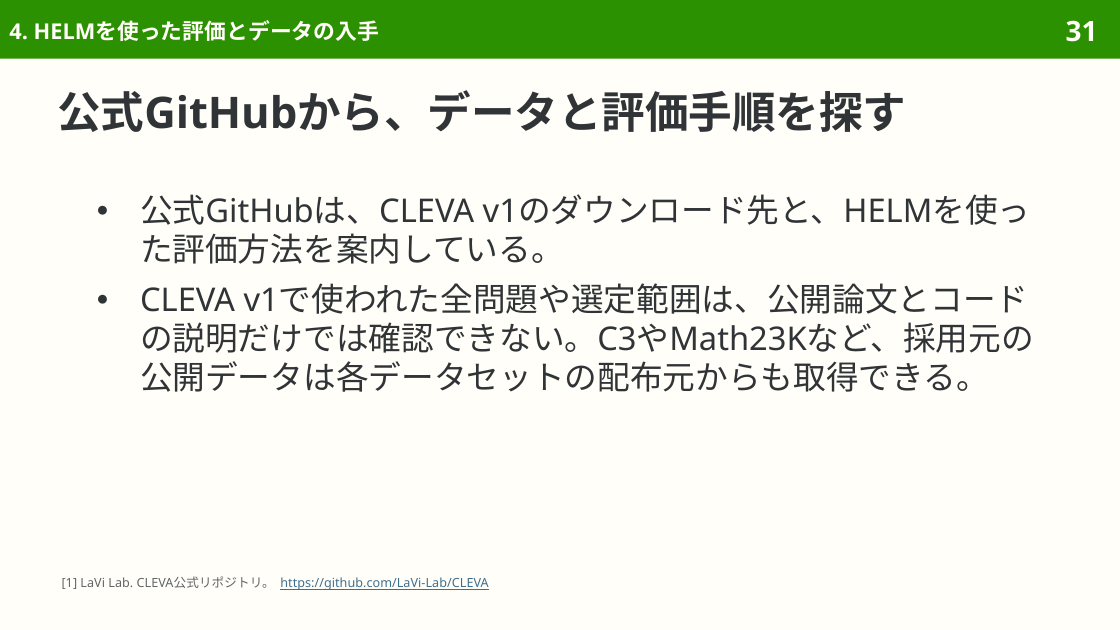
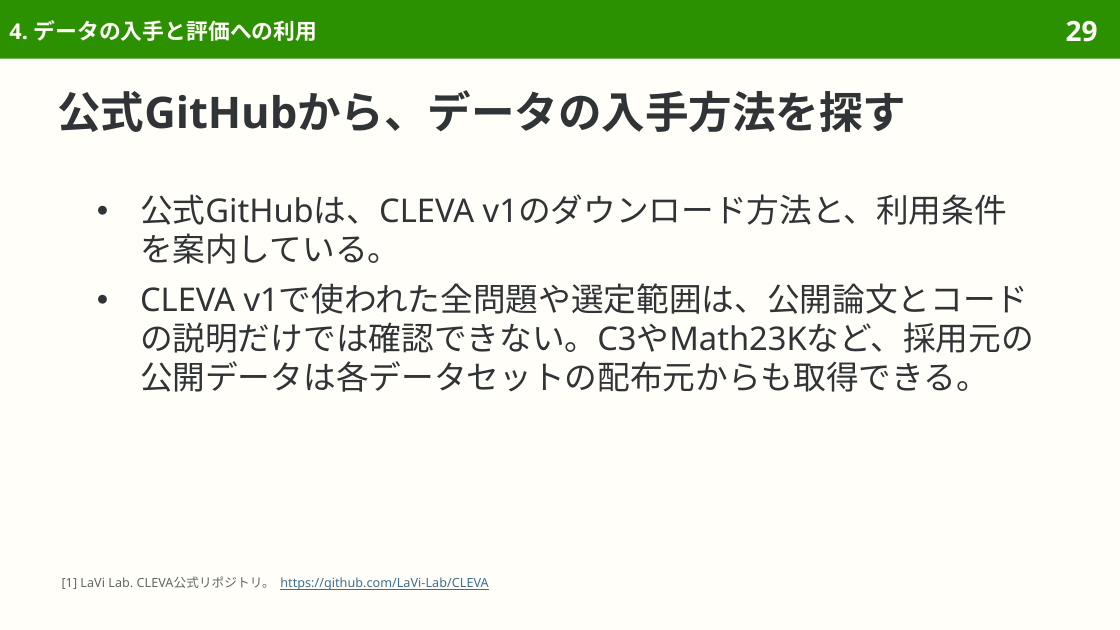
Before and after one commit to sasakiy84/datasets-in-10-minutes, a slide deck: slide 29 of slides/datasets-in-10-minutes-cleva.pptx (slide 31 before the commit). Drawn at 1120x630 pixels with LibreOffice and Linux fonts; fonts in the diff are those of the drawing. Boxes give left, top, right and bottom in pixels: in the first picture for what was removed or moved away, otherwise in the second. Text is boxed around its words. In the diff, an @@ line names an element or a change of style, - is before the commit and + after.

Commit message:
Center CLEVA on its own evaluation platform and remove HELM-specific walkthroughs

```diff
--- a/slides/datasets-in-10-minutes-cleva.pptx
+++ b/slides/datasets-in-10-minutes-cleva.pptx
@@ title at (9,20,318,41): text changed @@
-4. HELMを使った評価とデータの入手
+4. データの入手と評価への利用
@@ page number at (1066,20,1098,42): text changed @@
-31
+29
@@ title at (57,90,906,132): text changed @@
-公式GitHubから、データと評価手順を探す
+公式GitHubから、データの入手方法を探す
@@ text at (140,194,1007,264): text changed @@
-● 公式GitHubは、CLEVA v1のダウンロード先と、HELMを使った評価方法を案内している。
+● 公式GitHubは、CLEVA v1のダウンロード方法と、利用条件を案内している。
```
Also in this commit, not shown: 6 other slides changed, 4 slides removed, 58 other files.
